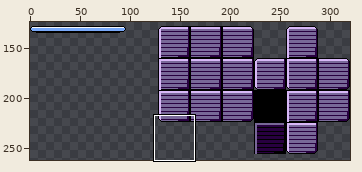
Edited in one commit: pixel-art file (tile_water.ase). Above: a wide view before the commit, with the close-up outlined.
Close-up. The starting point:
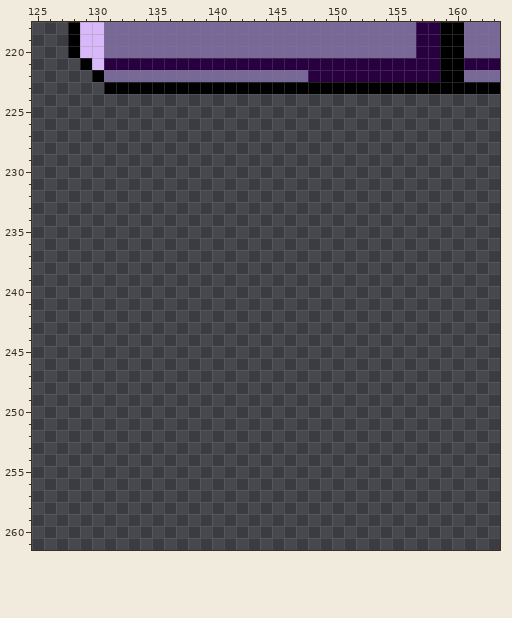
320x320 pixels, 1 frame. Pixels under 10% opacity are left out. Shown: x 125..163, y 218..261. The wide view leaves out empty margins.
Once edited:
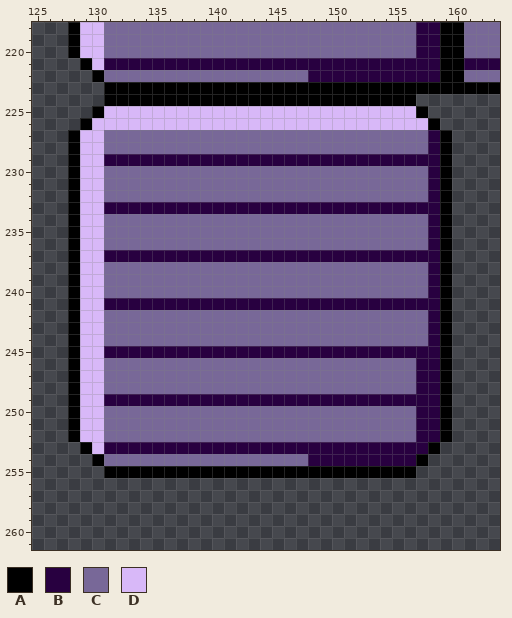
Palette (. is transparent): A #000000  B #280040  C #786898  D #d8b8f8
From old to new:
{"y":224,"x":131,"old":"..........................","new":"AAAAAAAAAAAAAAAAAAAAAAAAAA"}
{"y":225,"x":130,"old":"............................","new":"ADDDDDDDDDDDDDDDDDDDDDDDDDDA"}
{"y":226,"x":129,"old":"..............................","new":"ADDDDDDDDDDDDDDDDDDDDDDDDDDDDA"}
{"y":227,"x":128,"old":"................................","new":"ADDCCCCCCCCCCCCCCCCCCCCCCCCCCCBA"}
{"y":228,"x":128,"old":"................................","new":"ADDCCCCCCCCCCCCCCCCCCCCCCCCCCCBA"}
{"y":229,"x":128,"old":"................................","new":"ADDBBBBBBBBBBBBBBBBBBBBBBBBBBBBA"}
{"y":230,"x":128,"old":"................................","new":"ADDCCCCCCCCCCCCCCCCCCCCCCCCCCCBA"}
{"y":231,"x":128,"old":"................................","new":"ADDCCCCCCCCCCCCCCCCCCCCCCCCCCCBA"}
{"y":232,"x":128,"old":"................................","new":"ADDCCCCCCCCCCCCCCCCCCCCCCCCCCCBA"}
{"y":233,"x":128,"old":"................................","new":"ADDBBBBBBBBBBBBBBBBBBBBBBBBBBBBA"}
{"y":234,"x":128,"old":"................................","new":"ADDCCCCCCCCCCCCCCCCCCCCCCCCCCCBA"}
{"y":235,"x":128,"old":"................................","new":"ADDCCCCCCCCCCCCCCCCCCCCCCCCCCCBA"}
{"y":236,"x":128,"old":"................................","new":"ADDCCCCCCCCCCCCCCCCCCCCCCCCCCCBA"}
{"y":237,"x":128,"old":"................................","new":"ADDBBBBBBBBBBBBBBBBBBBBBBBBBBBBA"}
{"y":238,"x":128,"old":"................................","new":"ADDCCCCCCCCCCCCCCCCCCCCCCCCCCCBA"}
{"y":239,"x":128,"old":"................................","new":"ADDCCCCCCCCCCCCCCCCCCCCCCCCCCCBA"}
{"y":240,"x":128,"old":"................................","new":"ADDCCCCCCCCCCCCCCCCCCCCCCCCCCCBA"}
{"y":241,"x":128,"old":"................................","new":"ADDBBBBBBBBBBBBBBBBBBBBBBBBBBBBA"}
{"y":242,"x":128,"old":"................................","new":"ADDCCCCCCCCCCCCCCCCCCCCCCCCCCCBA"}
{"y":243,"x":128,"old":"................................","new":"ADDCCCCCCCCCCCCCCCCCCCCCCCCCCCBA"}
{"y":244,"x":128,"old":"................................","new":"ADDCCCCCCCCCCCCCCCCCCCCCCCCCCCBA"}
{"y":245,"x":128,"old":"................................","new":"ADDBBBBBBBBBBBBBBBBBBBBBBBBBBBBA"}
{"y":246,"x":128,"old":"................................","new":"ADDCCCCCCCCCCCCCCCCCCCCCCCCCCBBA"}
{"y":247,"x":128,"old":"................................","new":"ADDCCCCCCCCCCCCCCCCCCCCCCCCCCBBA"}
{"y":248,"x":128,"old":"................................","new":"ADDCCCCCCCCCCCCCCCCCCCCCCCCCCBBA"}
{"y":249,"x":128,"old":"................................","new":"ADDBBBBBBBBBBBBBBBBBBBBBBBBBBBBA"}
{"y":250,"x":128,"old":"................................","new":"ADDCCCCCCCCCCCCCCCCCCCCCCCCCCBBA"}
{"y":251,"x":128,"old":"................................","new":"ADDCCCCCCCCCCCCCCCCCCCCCCCCCCBBA"}
{"y":252,"x":128,"old":"................................","new":"ADDCCCCCCCCCCCCCCCCCCCCCCCCCCBBA"}
{"y":253,"x":129,"old":"..............................","new":"ADBBBBBBBBBBBBBBBBBBBBBBBBBBBA"}
{"y":254,"x":130,"old":"............................","new":"ACCCCCCCCCCCCCCCCCBBBBBBBBBA"}
{"y":255,"x":131,"old":"..........................","new":"AAAAAAAAAAAAAAAAAAAAAAAAAA"}
{"label":"added","picture_box":[68,94,452,478]}
